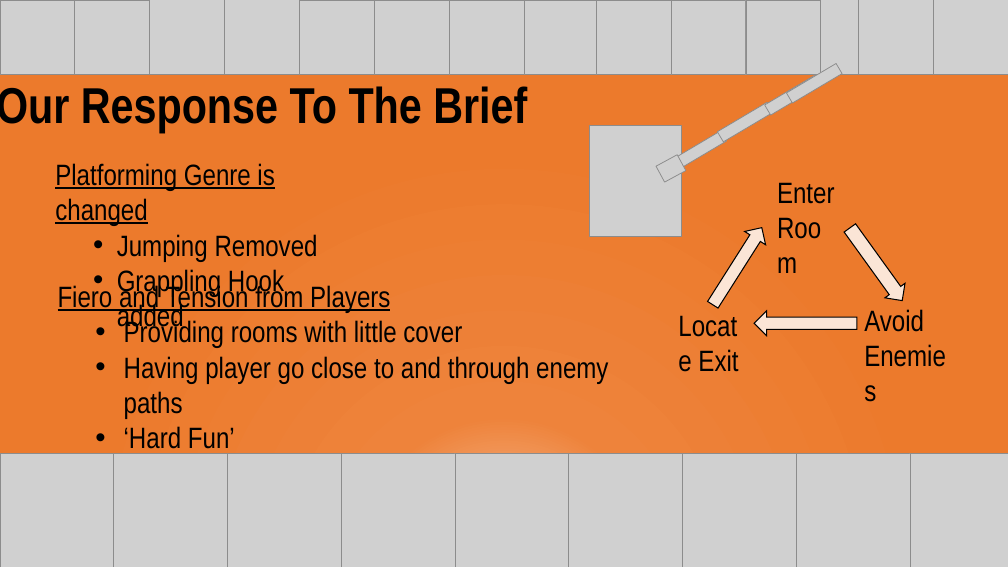
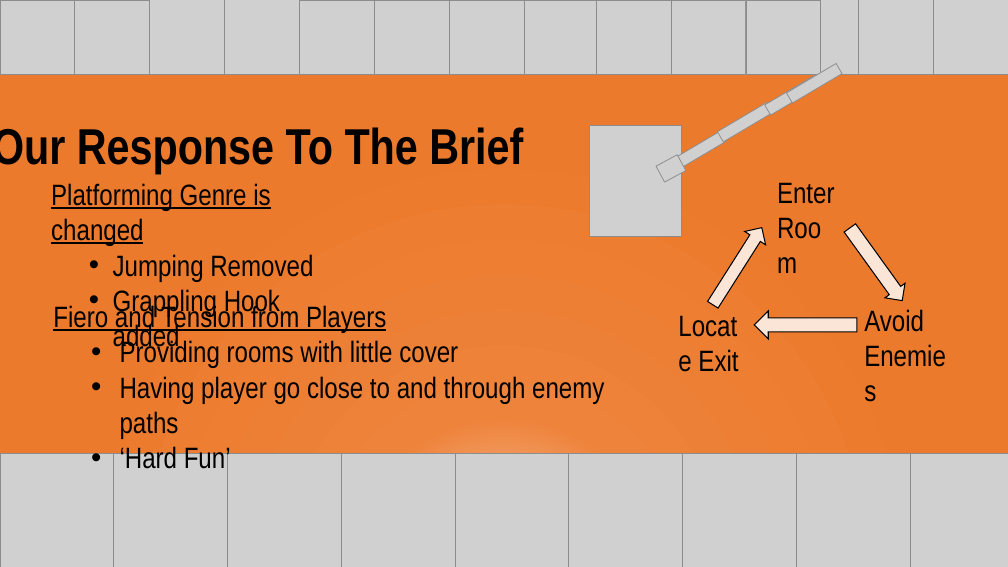
Before and after one commit to UoSGroupProjects1819/mgp-team-13, a slide deck: slide 3 of Presentations/Group 13 Level 4 & 5 Presentation.pptx. Drawn at 1008x567 pixels with LibreOffice and Linux fonts; fonts in the diff are those of the drawing; grey boxes stand for pictures. Boxes give left, top, right and bottom in pixels: in the first picture for what was removed or moved away, otherwise in the second. Text is boxed around its words. In the diff, an @@ line names an element or a change of style, - is before the commit and + after.

```diff
--- a/Presentations/Group 13 Level 4 & 5 Presentation.pptx
+++ b/Presentations/Group 13 Level 4 & 5 Presentation.pptx
@@ text "Our Response To The Brief": place and size @@
-text "Our Response To The Brief" at [0,86,527,133]
+text "Our Response To The Brief" at [0,127,523,174]
@@ text "Our Response To The Brief" at [0,127,523,174]: line spacing 0.9 to 0.8 @@
@@ text "Platforming Genre is changed": place and size @@
-text "Platforming Genre is changed" at [55,163,318,332]
+text "Platforming Genre is changed" at [51,183,313,352]
@@ text "Fiero and Tension from Players": place and size @@
-text "Fiero and Tension from Players" at [58,284,608,418]
+text "Fiero and Tension from Players" at [53,303,604,438]
```
Also in this commit, not shown: 4 other slides changed.
